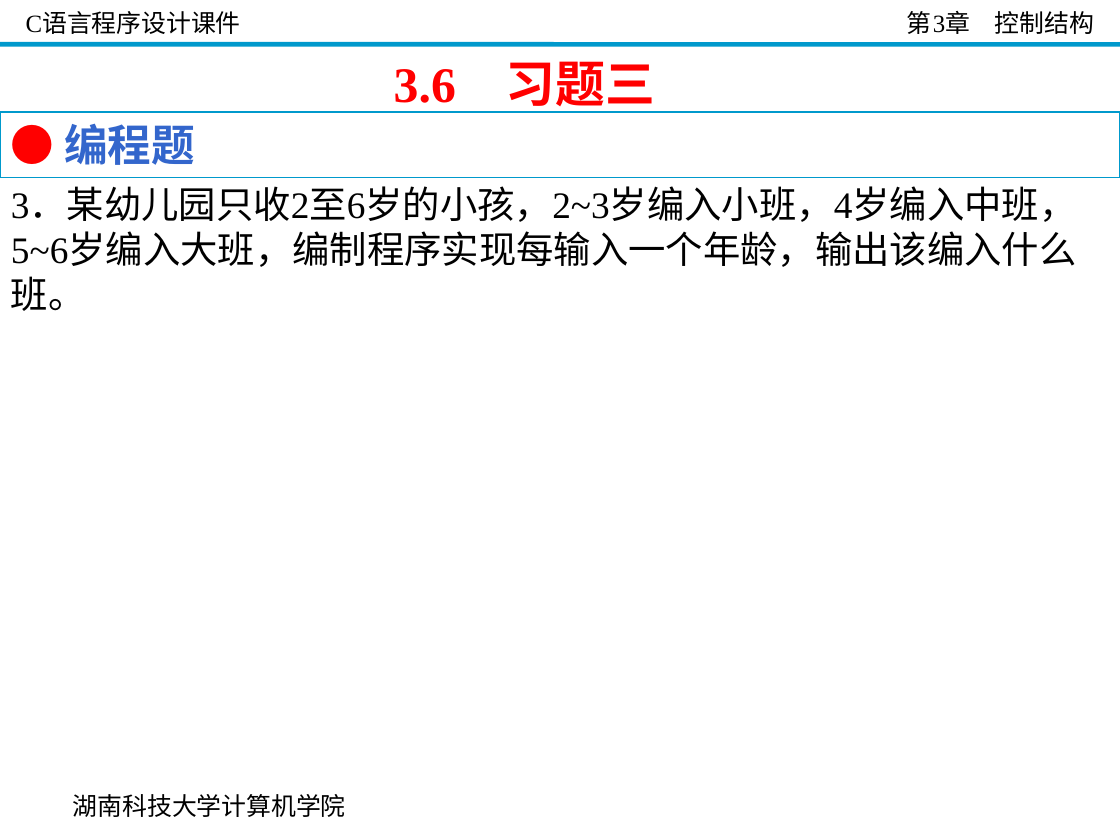
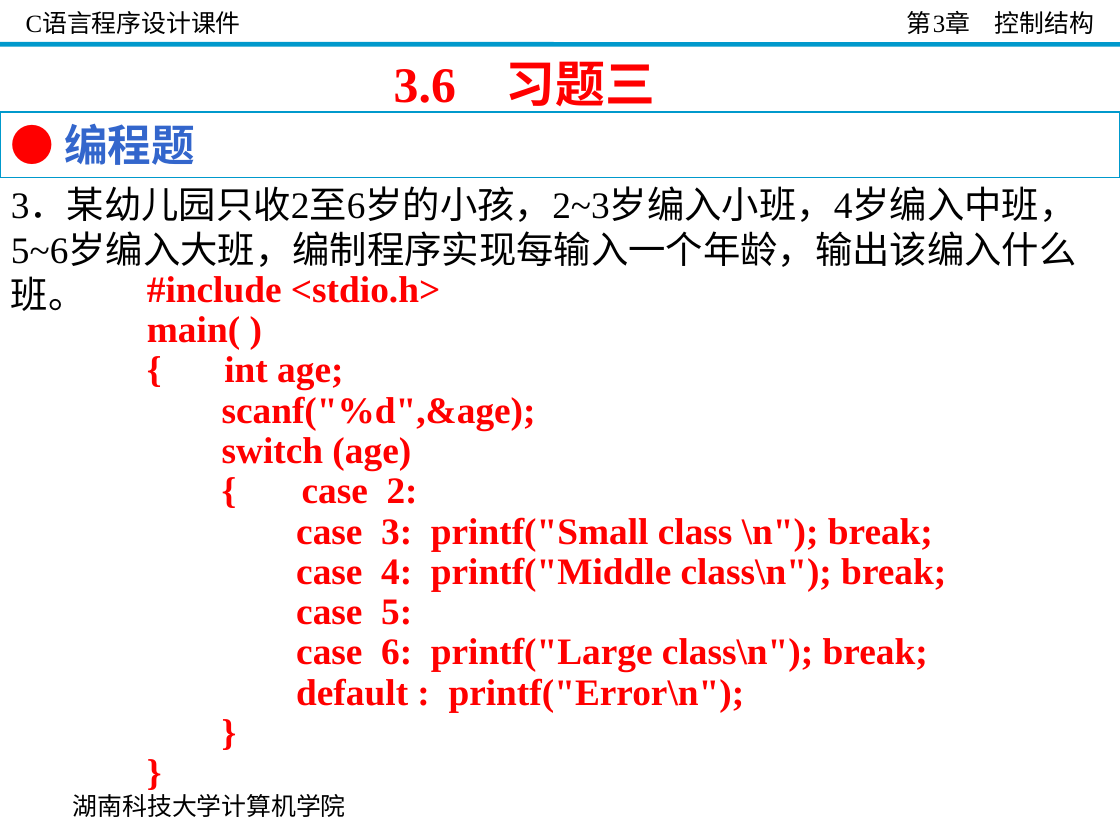
Before and after one commit to guoshengkang/guoshengkang.github.io, a slide deck: slide 80 of files/Slides_C_Programming/C语言程序设计__第3章.ppt. Drawn at 1120x840 pixels with LibreOffice and Linux fonts; fonts in the diff are those of the drawing; background and template pictures are left out. Boxes give left, top, right and bottom in pixels: in the first picture for what was removed or moved away, otherwise in the second. Text is boxed around its words. In the diff, an @@ line names an element or a change of style, - is before the commit and + after.

```diff
--- a/files/Slides_C_Programming/C语言程序设计__第3章.ppt
+++ b/files/Slides_C_Programming/C语言程序设计__第3章.ppt
@@ text added at bbox=[147, 276, 946, 712], 24 pt, text #FF0000, bold @@
+#include <stdio.h>
+main( )
+{ int age;
+scanf("%d",&age);
+switch (age)
+{ case 2:
+case 3: printf("Small class \n"); break;
+case 4: printf("Middle class\n"); break;
+case 5:
+case 6: printf("Large class\n"); break;
+default : printf("Error\n");
+}
+}
```
Also in this commit, not shown: 55 other slides changed, 8 other files.
